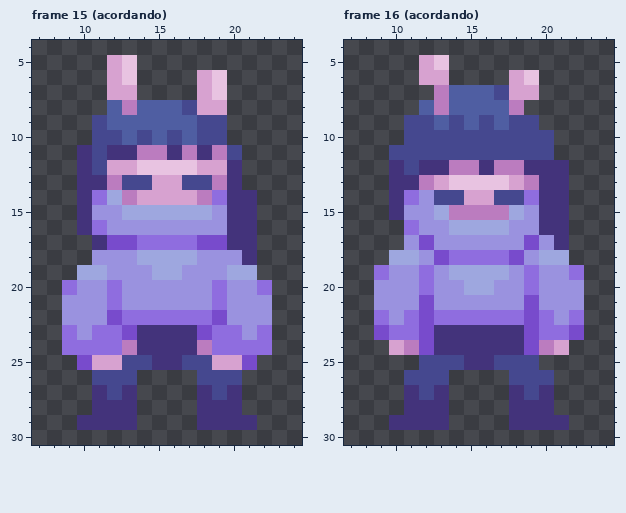
Edited in one commit: pixel-art file (Sprites fodasticos/Naira/Naira - Copia.aseprite). That is the earlier state.
32x31 pixels, 16 frames. Shown: frame 15 (acordando): x 7..24, y 4..30; frame 16 (acordando): x 7..24, y 4..30.
New version:
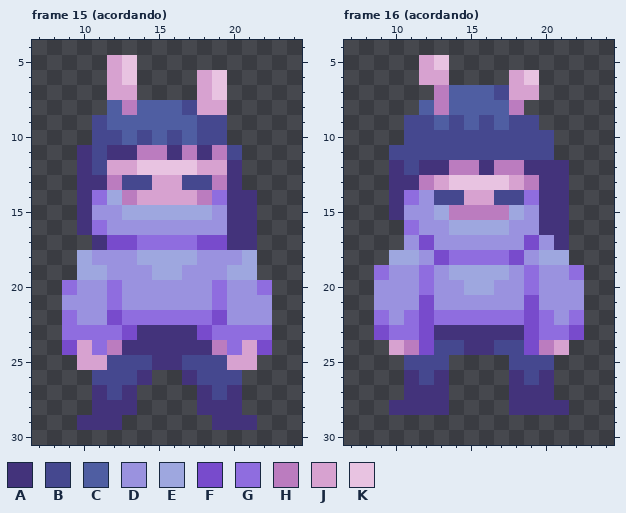
Palette (. is transparent): A #43337b  B #45488f  C #4f5ea2  D #9a92df  E #9ea7df  F #784bcc  G #8f6ddf  H #bb7cbf  J #d7a2d0  K #e8c3e1
Changes in this commit:
--- frame 15 (acordando), layers "Braço D", "Braço E2", "Perna D"
@@ x 7..24 @@
 17 ....AFFGGGGFFAA...
-18 ....DDDEEEEDDDA...
+18 ...EDDDEEEEDDDE...
 19 ...EEDDDEEDDDEE...
@@ x 7..24 @@
 21 ..DDDGDDDDDDGDDD..
-22 ..DDDFGGGGGGFDDD..
-23 ..GDGGFAAAAFGGDG..
-24 ..GGGGHAAAAHGGGG..
-25 ...FJJBBAABBJJF...
-26 ....BBB....BBB....
+22 ..GDDFGGGGGGFDDD..
+23 ..GGGGFAAAAFGGGG..
+24 ..FJGHAAAAAAHGJF..
+25 ...JJBBBAABBBJJ...
+26 ....BBBA..ABBB....
 27 ....ABA....ABA....
 28 ....AAA....AAA....
-29 ...AAAA....AAAA...
+29 ...AAA......AAA...
 30 ..................
--- frame 16 (acordando), layer "Perna D"
@@ x 7..24 @@
 23 ..FGGFAAAAAAFGGF..
-24 ...JHFAAAAAAFHJ...
-25 .....BBBAABBB.....
-26 ....BBB....BBB....
-27 ....ABA....ABA....
-28 ....AAA....AAA....
-29 ...AAAA....AAAA...
+24 ...JHFBBAABBFHJ...
+25 ....BBB....BBB....
+26 ....ABA....ABA....
+27 ....AAA....AAA....
+28 ...AAAA....AAAA...
+29 ..................
 30 ..................
Pixel boxes of the changes (left, top, right, bottom) in both pictures:
added: (77, 250, 92, 265)
changed: (242, 250, 257, 265)
changed: (62, 310, 272, 430)
changed: (389, 340, 569, 430)
